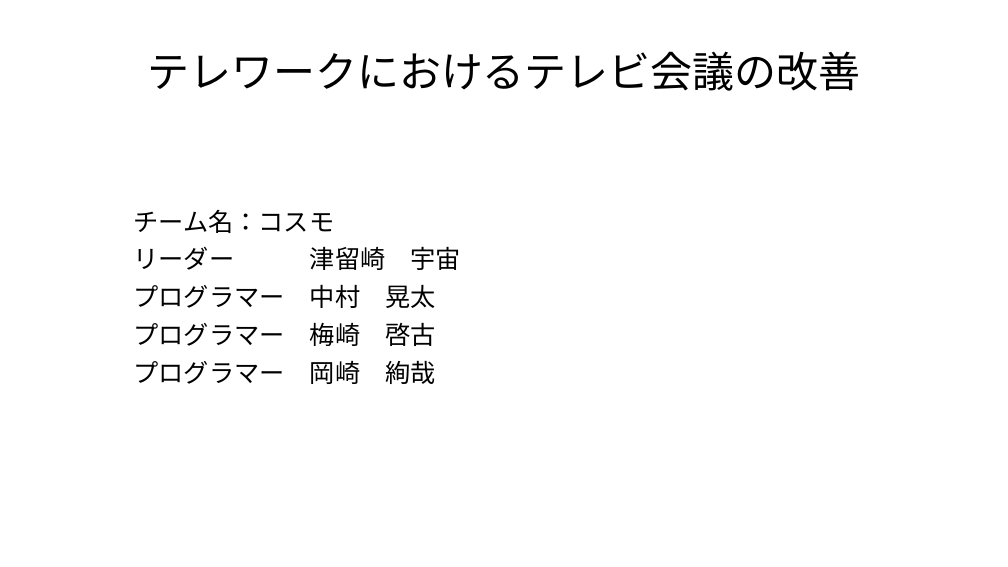
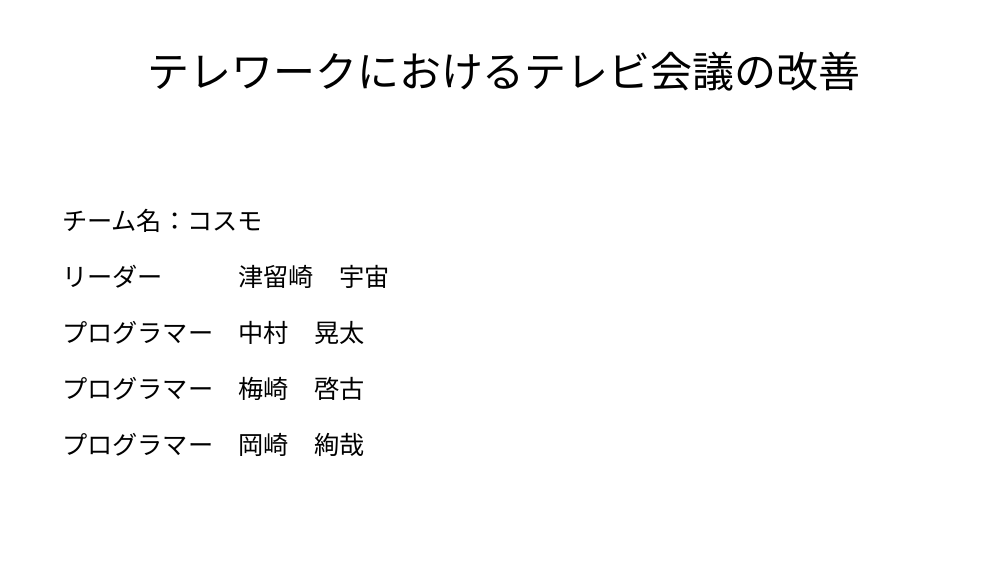
Before and after one commit to AdiosSora/subcall_cosmo, a slide deck: slide 1 of テレワークにおけるテレビ会議の改善.pptx. Drawn at 1008x567 pixels with LibreOffice and Linux fonts; fonts in the diff are those of the drawing. Boxes give left, top, right and bottom in pixels: in the first picture for what was removed or moved away, otherwise in the second. Text is boxed around its words. In the diff, an @@ line names an element or a change of style, - is before the commit and + after.

```diff
--- a/テレワークにおけるテレビ会議の改善.pptx
+++ b/テレワークにおけるテレビ会議の改善.pptx
@@ subtitle "チーム名：コスモ": place and size @@
-subtitle "チーム名：コスモ" at (134, 210, 461, 384)
+subtitle "チーム名：コスモ" at (62, 209, 389, 456)
@@ subtitle "チーム名：コスモ" at (62, 209, 389, 456): line spacing 0.9 to 1.5 @@
```
Also in this commit, not shown: 1 other file.
